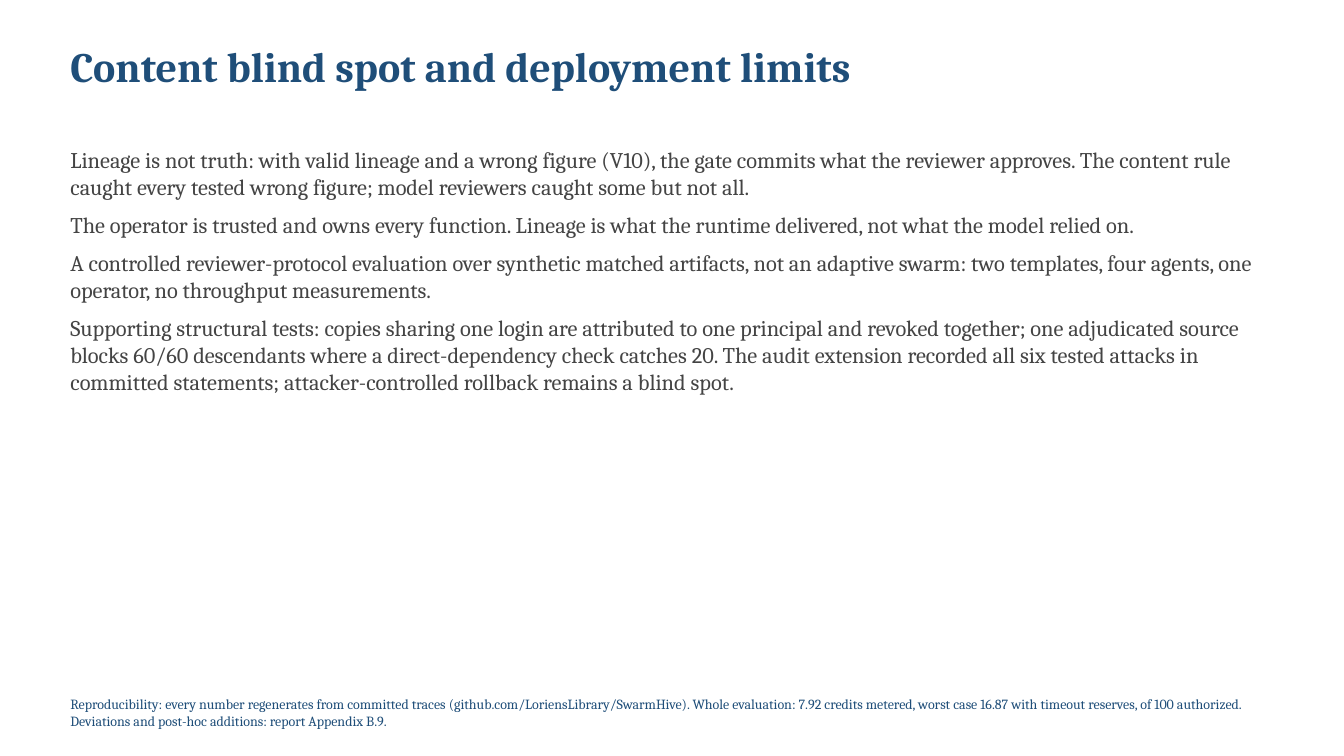
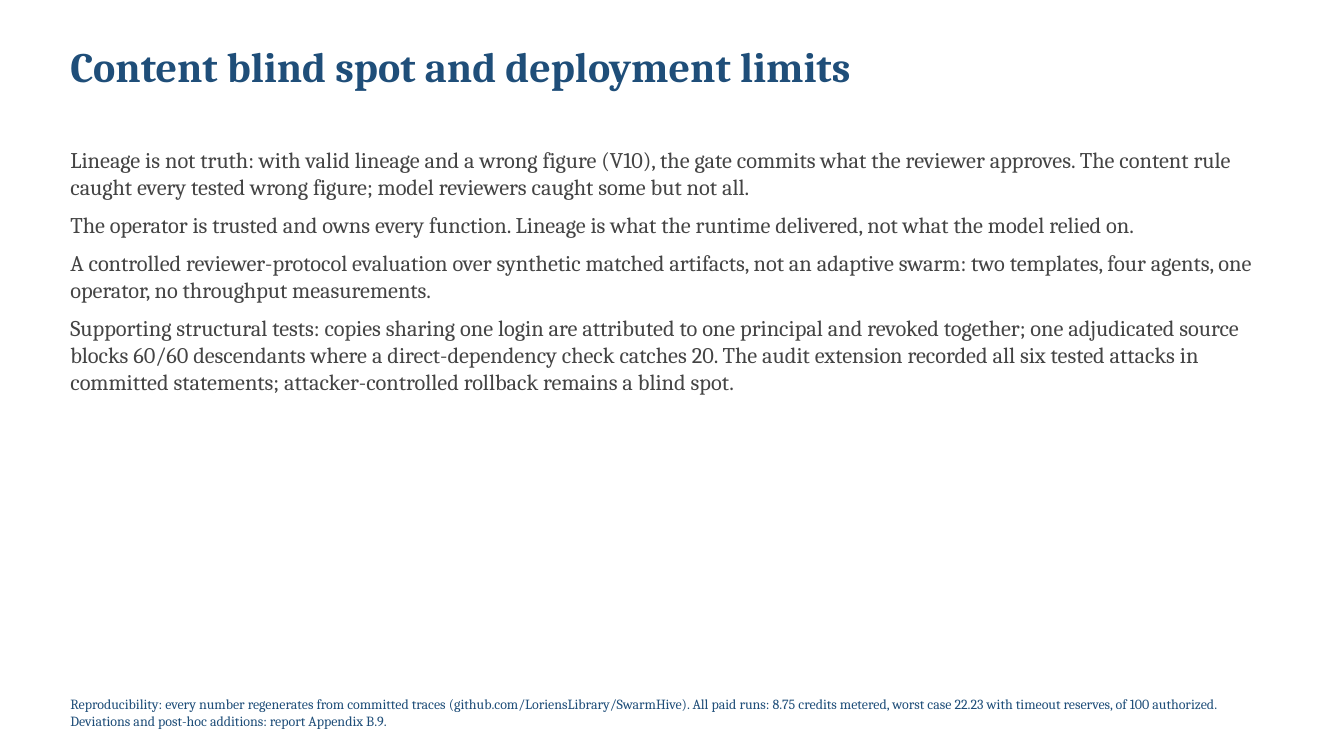
Before and after one commit to LoriensLibrary/SwarmHive, a slide deck: slide 6 of report/SLIDES.pptx. Drawn at 1344x756 pixels with LibreOffice and Linux fonts; fonts in the diff are those of the drawing. Boxes give left, top, right and bottom in pixels: in the first picture for what was removed or moved away, otherwise in the second. Text is boxed around its words. In the diff, an @@ line names an element or a change of style, - is before the commit and + after.

Commit message:
cost reconciliation across both workspaces (8.75 metered, 22.23 worst case of 100; canary 0.36 metered + 4.53 kept), figures kept with captions, permission diagram redrawn for readability, repeated findings paragraph removed, discussion opener shortened, slide wording narrowed

```diff
--- a/report/SLIDES.pptx
+++ b/report/SLIDES.pptx
@@ text at [70,699,1217,729]: text changed @@
-Reproducibility: every number regenerates from committed traces (github.com/LoriensLibrary/SwarmHive). Whole evaluation: 7.92 credits metered, worst case 16.87 with timeout reserves, of 100 authorized. Deviations and post-hoc additions: report Appendix B.9.
+Reproducibility: every number regenerates from committed traces (github.com/LoriensLibrary/SwarmHive). All paid runs: 8.75 credits metered, worst case 22.23 with timeout reserves, of 100 authorized. Deviations and post-hoc additions: report Appendix B.9.
```
Also in this commit, not shown: 2 other slides changed, 13 other files.
